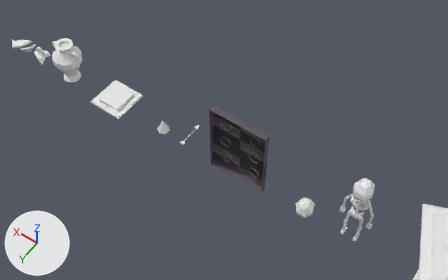
A saved change to the Blender file Arte/DeadPack.blend.
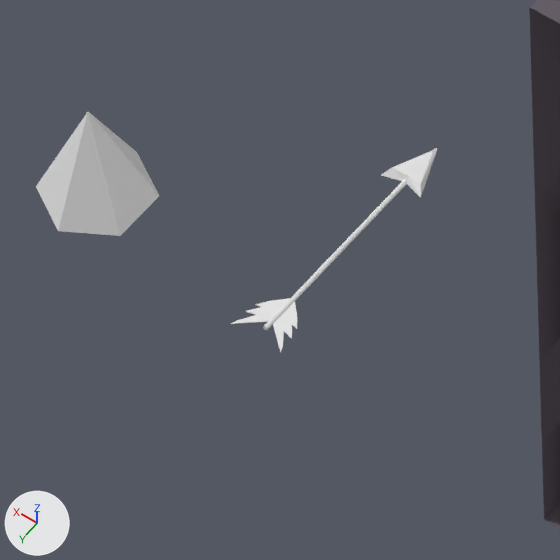
There are two pictures of each version: one from a camera (50 mm lens) standing at (1.2, 4.92, 8.39) and looking at (4.91, -0.28, 0.22), one close up on the part from 34% to 47% of the width and 39% to 60% of the height. Every picture has the same lights, and +X, +Y and +Z are marked at lower left.

The first close-up shows 'Arrow', 'ArrowTrap', 'Spike'.
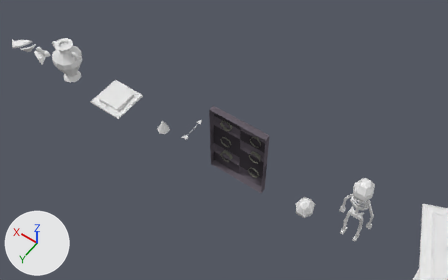
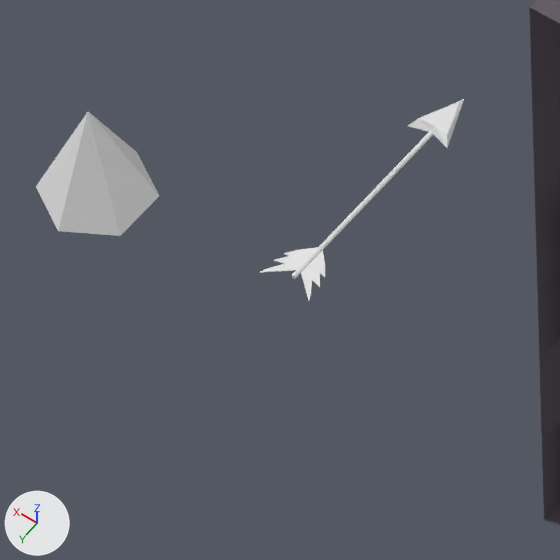
The change, as a list of edits to the scene's bpy script:
```text
Change ob_arrow:
    ob_arrow.location: (5.399, 0.248, 0.303) -> (5.429, 0.129, 0.303)
```

What differs and where, as boxes [x1, y1, x2, y2] in the close-ups (560 x 560 px):
'Arrow', moved: before [231, 148, 437, 353]; after [260, 99, 464, 300]
